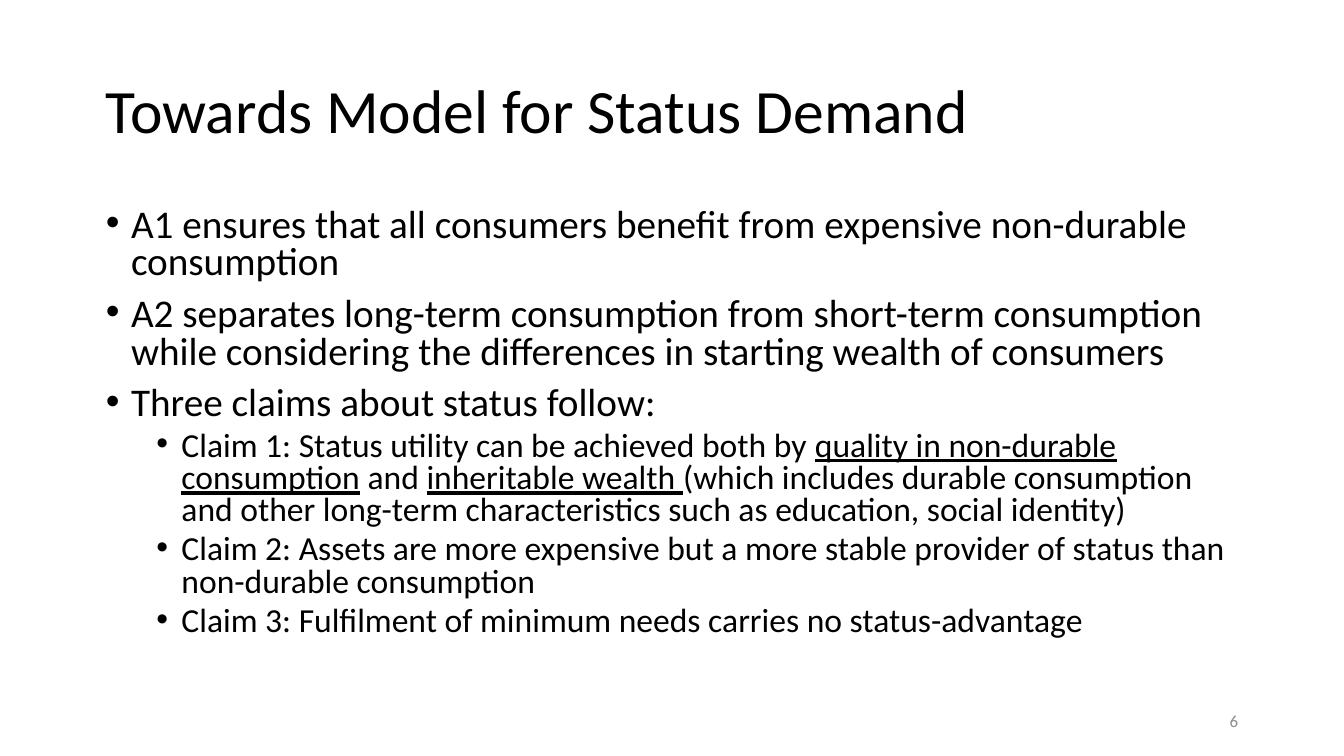
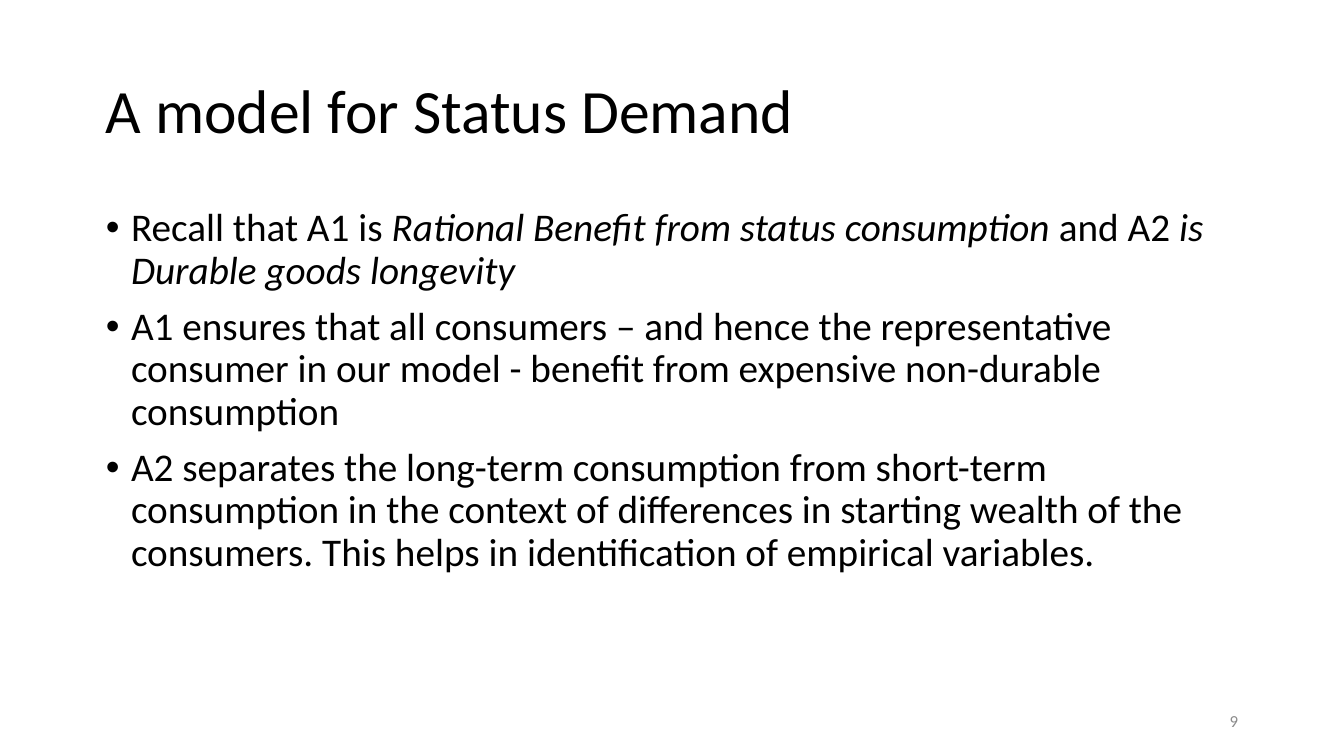
Before and after one commit to anuragr81/research, a slide deck: slide 9 of consumption/presentationJun2020.pptx (slide 6 before the commit). Drawn at 1344x756 pixels with LibreOffice and Linux fonts; fonts in the diff are those of the drawing; background and template pictures are left out. Boxes give left, top, right and bottom in pixels: in the first picture for what was removed or moved away, otherwise in the second. Text is boxed around its words. In the diff, an @@ line names an element or a change of style, - is before the commit and + after.

```diff
--- a/consumption/presentationJun2020.pptx
+++ b/consumption/presentationJun2020.pptx
@@ title at <box>106,90,793,134</box>: text changed @@
-Towards Model for Status Demand
+A model for Status Demand
@@ text at <box>131,213,1203,573</box>: text changed; size 18 to 21 pt @@
-• A1 ensures that all consumers benefit from expensive non-durable consumption
-• A2 separates long-term consumption from short-term consumption while considering the differences in starting wealth of consumers
-• Three claims about status follow:
-  • Claim 1: Status utility can be achieved both by quality in non-durable consumption and inheritable wealth (which includes durable consumption and other long-term characteristics such as education, social identity)
-  • Claim 2: Assets are more expensive but a more stable provider of status than non-durable consumption
-  • Claim 3: Fulfilment of minimum needs carries no status-advantage
+• Recall that A1 is Rational Benefit from status consumption and A2 is Durable goods longevity
+• A1 ensures that all consumers – and hence the representative consumer in our model - benefit from expensive non-durable consumption
+• A2 separates the long-term consumption from short-term consumption in the context of differences in starting wealth of the consumers. This helps in identification of empirical variables.
@@ page number at <box>1230,716,1239,727</box>: text changed @@
-6
+9
```
Also in this commit, not shown: 6 other slides changed, 8 slides added, 9 slides removed, 1 other file.
